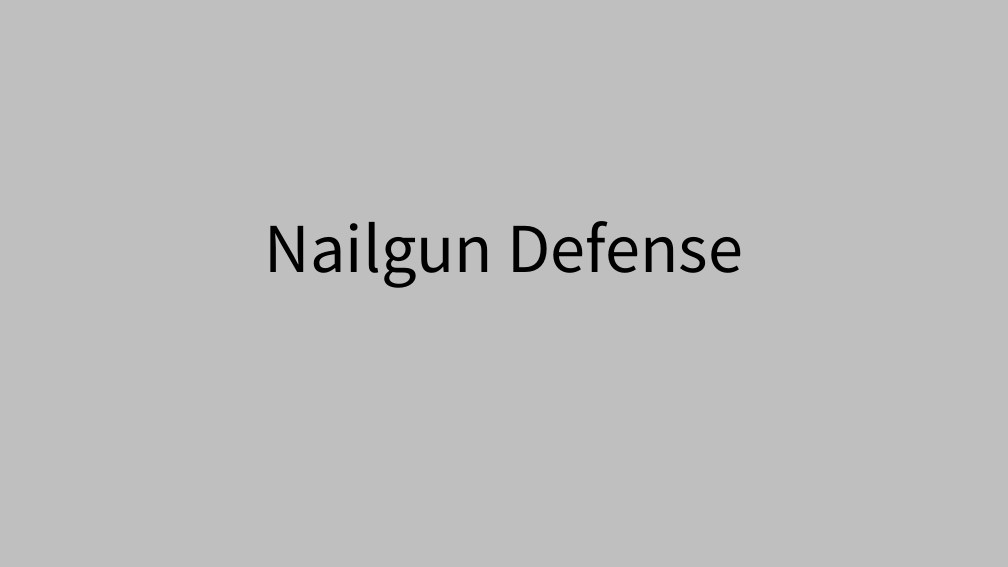
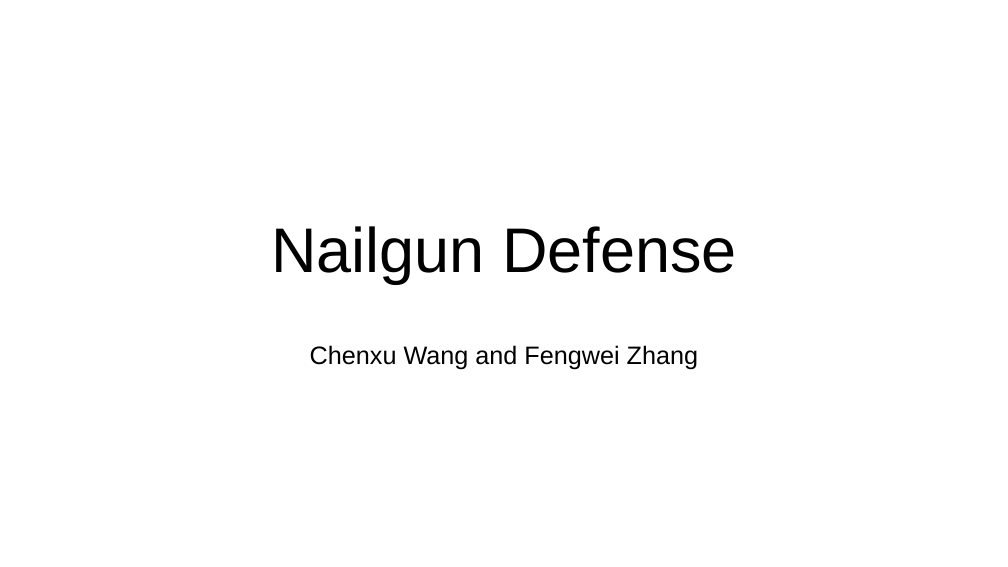
Before and after one commit to Compass-All/nailgun-teaching, a slide deck: slide 1 of defense-lab/NailgunDefense.pptx. Drawn at 1008x567 pixels with LibreOffice and Linux fonts; fonts in the diff are those of the drawing; background and template pictures are left out. Boxes give left, top, right and bottom in pixels: in the first picture for what was removed or moved away, otherwise in the second. Text is boxed around its words. In the diff, an @@ line names an element or a change of style, - is before the commit and + after.

Commit message:
update nailgun defense slides.

```diff
--- a/defense-lab/NailgunDefense.pptx
+++ b/defense-lab/NailgunDefense.pptx
@@ background #BFBFBF to picture (left out) @@
@@ title "Nailgun Defense" at (x1=271, y1=226, x2=737, y2=284): font Noto Sans CJK SC to Arial @@
@@ subtitle added at (x1=310, y1=345, x2=698, y2=369), 24 pt, text #000000 @@
+Chenxu Wang and Fengwei Zhang
```
Also in this commit, not shown: 34 other slides changed.
